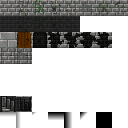
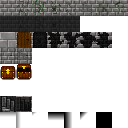
Two versions of the same layered image (128x128). Layer-by-layer changes:
removed layer "Pozadí" over [0, 64, 32, 80]
renamed "Vložená vrstva" to "image", painted on it over [0, 64, 32, 80]
